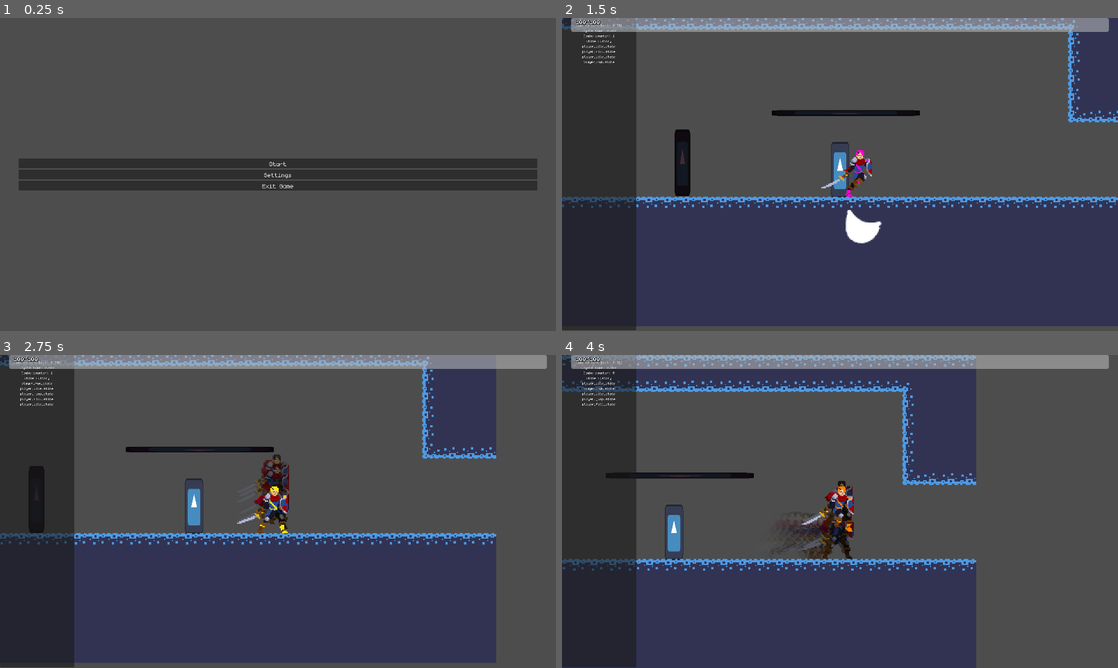
Above: before the commit, frames 1-4 (two rows, left to right).
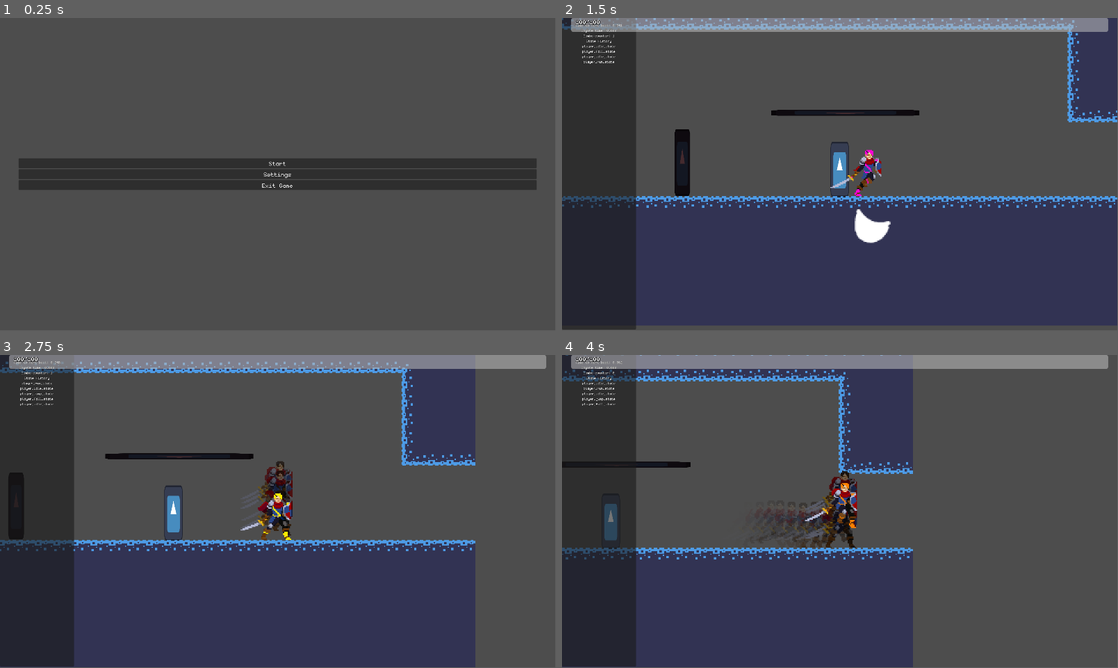
Above: after the commit, the same moments.

Repository: veggie-works/star-gazer
Game: Godot game, scene res://scenes/levels/main_menu/main_menu.tscn
The game is run twice, just before and just after one commit, with the same random seed, the same clock (stepped at 60 frames per second) and the same inputs. The engine's default icon, where the game draws it, is replaced by a stand-in: a white triangle on a blue panel in a dark square. Sound files missing from this copy of the repository are replaced by a short silence.
Inputs (mouse positions are in pixels of both pictures, inside the frame that each line leads up to):
- Up to frame 1 (0.25 s): no input
- Up to frame 2 (1.5 s): click "Start" at 0.5 s; tap Enter (ui_accept) at 1.25 s; move the mouse to (962, 158) at 1.27 s; hold Right (move_right) from 1.28 s (still down); hold X (attack) from 1.28 s (still down); click (962, 158) at 1.42 s
- Up to frame 3 (2.75 s): tap Z (jump) at 1.52, 2.27 s; move the mouse to (166, 527) at 2.02 s; release Right (move_right) at 2.03 s; release X (attack) at 2.03 s; hold Down (down) from 2.03 s (still down); tap Shift (dodge) at 2.1 s
- Up to frame 4 (4 s): move the mouse to (895, 442) at 2.77 s; release Down (down) at 2.78 s; hold Right (move_right) 2.78-3.53 s; hold X (attack) 2.78-3.53 s; move the mouse to (812, 574) at 3.52 s; hold Up (up) from 3.53 s (still down); tap Shift (dodge) at 3.6 s; click (812, 574) at 3.67 s; tap Z (jump) at 3.77 s
In our replay, the window is 800x450 before the commit and 799x449 after it. These sizes can differ from the game's own. Grey fills any space a smaller window leaves; there, only what the larger window draws over its background counts as a difference.

The runs differ from the first frame. In frame 1, 0.5% of the frame differs, in the area x 3-97%, y 45-56%; in frame 2, 2.5%; in frame 3, 14%; in frame 4, 21%, in the area x 0-99%, y 0-100%.
Error after the commit: Invalid type in function 'get_closest' in base 'Node (globals.gd)'. The array of argument 2 (Array[Node]) does not have the same element type as the expected t…

Commit message:
Enter up direction based on exit scale, smooth out camera controller

Diff:
--- a/project.godot
+++ b/project.godot
@@ -35,7 +35,6 @@
 
 window/size/viewport_width=1920
 window/size/viewport_height=1080
-window/stretch/mode="canvas_items"
 window/stretch/scale_mode="integer"
 
 [dotnet]
--- a/scenes/actors/grounded/player/player.tscn
+++ b/scenes/actors/grounded/player/player.tscn
@@ -200,7 +200,7 @@
 script = ExtResource("2_d5awl")
 gravity_scale = 1.0
 falling_gravity_scale = 2.0
-run_speed = 100.0
+run_speed = 150.0
 
 [node name="animator" parent="." index="0"]
 libraries = {
--- a/scripts/actors/behaviors/flasher.gd
+++ b/scripts/actors/behaviors/flasher.gd
@@ -23,6 +23,9 @@
 
 ## Whether the object is flashing
 var is_flashing: bool
+
+func _ready() -> void:
+	owner_material.set_shader_parameter("flash_amount", 0)
 
 func _process(delta: float) -> void:
 	if current_ramp_up_time < ramp_up_time:
--- a/scripts/autoload/globals.gd
+++ b/scripts/autoload/globals.gd
@@ -14,6 +14,7 @@
 	PLAYER_ATTACK,
 	ENEMY_ATTACK,
 	PLATFORM,
+	CAMERA_TARGET_BODY = 32,
 }
 
 ## Recursively load scenes and fetch the one whose script that matches the script parameter
@@ -36,14 +37,14 @@
 	return null
 
 ## Get the closest object
-func get_closest(object: Node2D, targets: Array):
+func get_closest(target: Node2D, objects: Array[Node2D]) -> Node2D:
 	var min_distance: float = INF
 	var closest: Node2D = null
-	for target in targets:
-		var distance: float = (target.global_position - object.global_position).length()
+	for object in objects:
+		var distance: float = (object.global_position - target.global_position).length()
 		if distance <= min_distance:
 			min_distance = distance
-			closest = target
+			closest = object
 	return closest
 
 ## Map a range of inputs to another
--- a/scripts/autoload/scene_manager/scene_manager.gd
+++ b/scripts/autoload/scene_manager/scene_manager.gd
@@ -18,7 +18,7 @@
 	await fader.faded_out
 
 ## Change to a new scene from one door to another
-func change_scene_between_doors(scene_path: String, door_name: String) -> void:
+func change_scene_between_doors(scene_path: String, door_name: String, enter_scale: float) -> void:
 	var fader: BaseUI = UIManager.open_ui(Fader)
 	var old_scene_path = get_tree().current_scene.scene_file_path
 	await fader.faded_in
@@ -29,7 +29,7 @@
 	scene_changed.emit(old_scene_path, scene_path)
 	var doors = get_tree().get_nodes_in_group("doors").filter(func(door): return door.name == door_name)
 	if len(doors) > 0 and doors[0] is Door:
-		doors[0].enter_from()
+		doors[0].enter_from(enter_scale)
 	fader.close()
 	await fader.faded_out
 
--- a/scripts/gameplay/cameras/camera_controller.gd
+++ b/scripts/gameplay/cameras/camera_controller.gd
@@ -15,8 +15,8 @@
 ## The base zoom factor
 const BASE_ZOOM: float = 4
 
-## The speed at which the camera tracks its targets, in pixels per second
-@export var tracking_speed: float = 150
+## The speed at which the camera lerps to its targets
+@export var tracking_speed: float = 5
 ## A list of targets to track
 @export var targets: Array[Node2D] = []
 ## The maximum distance that the camera has to be from its target position before it stops tracking
@@ -73,8 +73,7 @@
 func track(delta: float) -> void:
 	if (global_position - get_target_pos()).length() <= end_tracking_threshold:
 		tracking = false
-	var diff: Vector2 = get_target_pos() - global_position
-	global_position += diff.normalized() * tracking_speed * delta
+	global_position = global_position.lerp(get_target_pos(), tracking_speed * delta)
 	zoom = Vector2.ONE * get_target_zoom()
 
 ## Fetch the position that the camera should track to
--- a/scripts/gameplay/doors/door.gd
+++ b/scripts/gameplay/doors/door.gd
@@ -31,7 +31,7 @@
 	data.target_door_scene = target_scene
 
 ## Walk the player from this door into the scene
-func enter_from() -> void:
+func enter_from(enter_scale: float) -> void:
 	var player: Player = player_prefab.instantiate()
 	player.global_position = global_position
 	collision.disabled = true
@@ -41,16 +41,17 @@
 	match enter_direction:
 		"left", "right":
 			var target_x = target.global_position.x
-			print("RUN OUT DOOR")
 			player.run_to(target_x)
 			await player.arrived
 		"up":
+			player.transform.x.x *= enter_scale
 			while not player.is_grounded():
 				await get_tree().process_frame
 		# The enter direction for a door is the target door's direction, not its own, so a target
 		# direction of "down" would mean the player enters from the bottom and must jump out
 		"down":
-			var target_pos: Vector2 = target.global_position
+			var target_diff_x: float = abs(target.global_position.x - global_position.x)
+			var target_pos := Vector2(global_position.x + target_diff_x * enter_scale, target.global_position.y)
 			player.jump_to(target_pos)
 			while not player.is_grounded():
 				await get_tree().process_frame
@@ -66,4 +67,4 @@
 				var target_sign: float = sign(global_position.x - body.global_position.x)
 				var target_x: float = global_position.x + target_sign * (collision.shape.get_rect().size.x / 2 + body.get_node("collision").shape.get_rect().size.x / 2 + 64)
 				body.run_to(target_x)
-			SceneManager.change_scene_between_doors(target_scene, target_name)
+			SceneManager.change_scene_between_doors(target_scene, target_name, body.transform.x.x)
